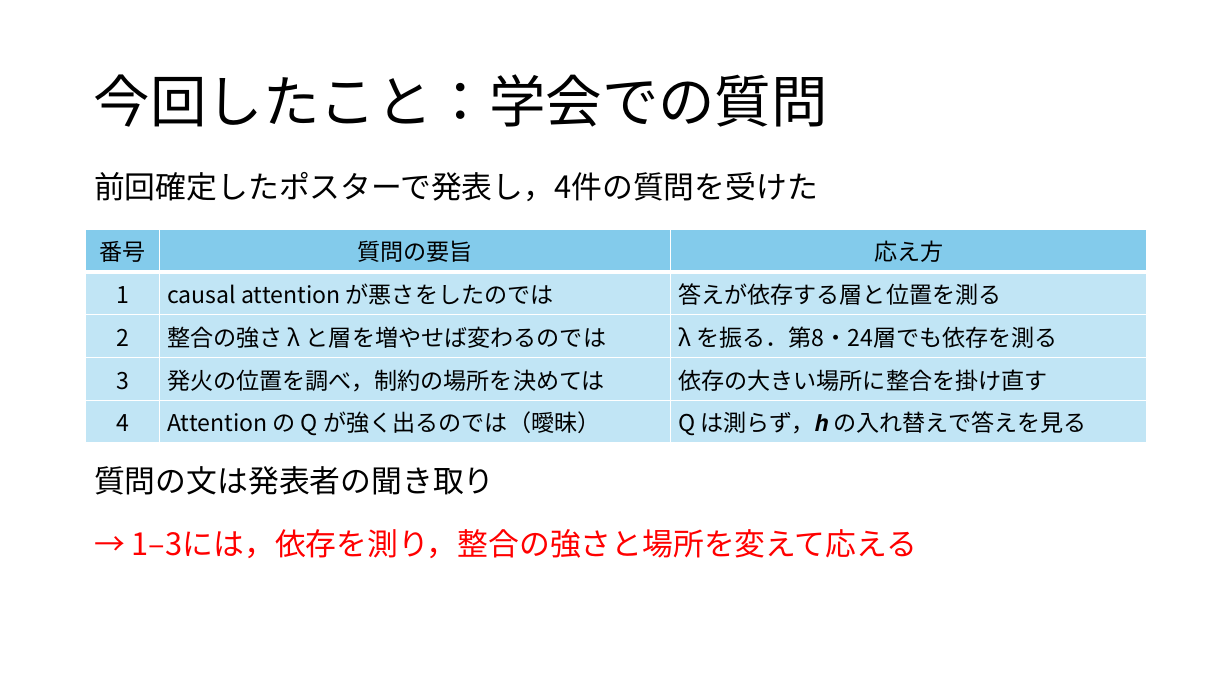
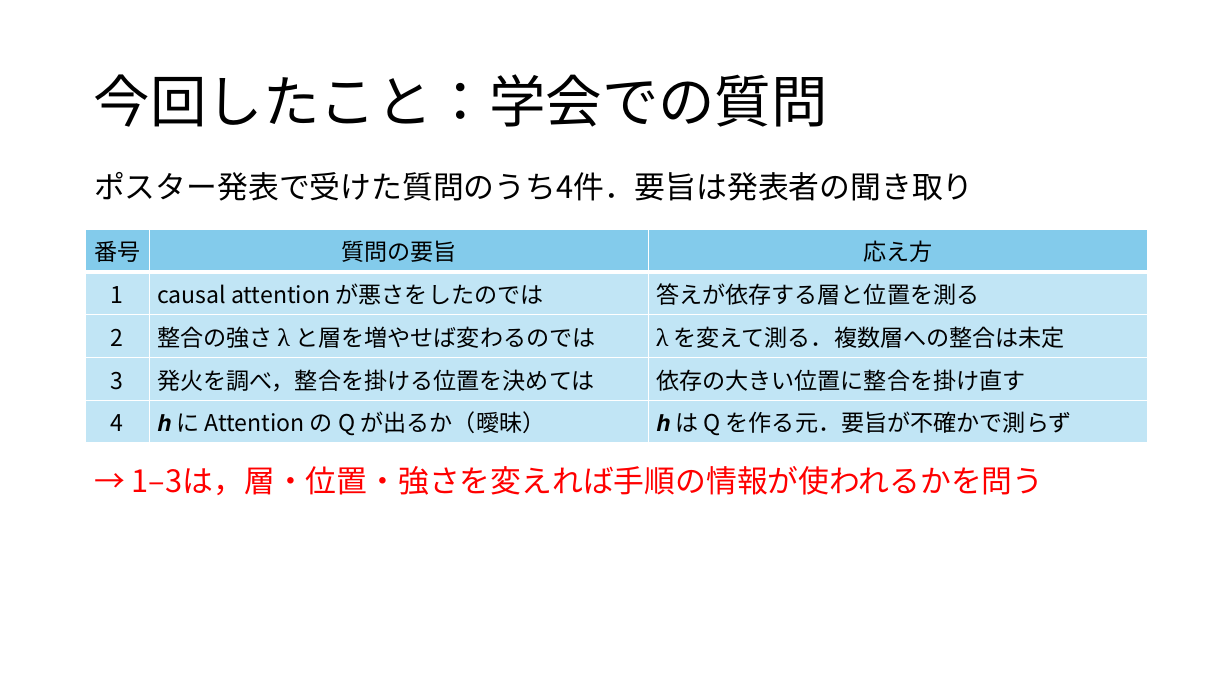
Before and after one commit to tomoking2004/taskalign, a slide deck: slide 2 of presentations/20261120_進捗報告.pptx. Drawn at 1232x693 pixels with LibreOffice and Linux fonts; fonts in the diff are those of the drawing. Boxes give left, top, right and bottom in pixels: in the first picture for what was removed or moved away, otherwise in the second. Text is boxed around its words. In the diff, an @@ line names an element or a change of style, - is before the commit and + after.

Commit message:
docs: rework the 20 November progress report
- 20261120_進捗報告.pptx：11/18 の3枚を8枚にした．構成は，表紙，学会での質問，十分には使われない理由，今後の方針，手順①〜④を1枚ずつである（本人の指摘）．理由は「答えを良くしないなら，手順の情報は後段にあまり読まれない」という一つの候補とし，その二通り（位置・方向）を図で示す．手順の各枚には，模式図と，ねらい・測るもの・判定を置いた．判定はポスターの語「十分には使われない」で言う．入れ替えは研究文書から外したので載せず，手順どうしの依存の行と一覧の矢印も置かない．20261106_進捗報告.pptx の雛形の部品に書いて組んだ
- principles.md：この資料への本人の指摘（2026-11-18・19）を規定にした．計画の回は手順を一枚ずつ説明する．質問と応え方の表は欄だけで読めるようにし，近い手順を当てて応えた形にしない．理由の候補は聴き手の前提に照らして理由になっているかを確かめ，同じ現象の言い換えを別の候補に立てない．規則の例外には理由を同じ行に書く．囲みと名は同じものを指すときだけ隣に置く．手順どうしの依存は載せない．スライドの λ は数式の書体で組む
- 確定前の走査：PowerPoint で開いて8枚を画像で確かめた．validate.py に合格し，文字の走査とメモはどちらも 0 件，PDF の書体は游明朝と Cambria Math だけだった．事実照合・規定・言語・教授の目の4つの観点で全文の読みを通し，その後に変えた行も読ませた

```diff
--- a/presentations/20261120_進捗報告.pptx
+++ b/presentations/20261120_進捗報告.pptx
@@ text at [94, 172, 974, 201]: text changed @@
-前回確定したポスターで発表し，4件の質問を受けた
+ポスター発表で受けた質問のうち4件．要旨は発表者の聞き取り
@@ table at [85, 229, 1148, 440] @@
-row 3, column 3: λ を振る．第8・24層でも依存を測る
+row 3, column 3: λ を変えて測る．複数層への整合は未定
-row 4, column 2: 発火の位置を調べ，制約の場所を決めては
+row 4, column 2: 発火を調べ，整合を掛ける位置を決めては
-row 4, column 3: 依存の大きい場所に整合を掛け直す
+row 4, column 3: 依存の大きい位置に整合を掛け直す
-row 5, column 2: Attention の Q が強く出るのでは（曖昧）
+row 5, column 2: 𝒉 に Attention の Q が出るか（曖昧）
-row 5, column 3: Q は測らず，𝒉 の入れ替えで答えを見る
+row 5, column 3: 𝒉 は Q を作る元．要旨が不確かで測らず
@@ font Noto Sans CJK JP to Cambria in "λ" @@
@@ text at [132, 466, 1044, 495]: text changed; text colour #000000 to #FF0000 @@
-質問の文は発表者の聞き取り
+→ 1–3は，層・位置・強さを変えれば手順の情報が使われるかを問う
@@ text removed at [132, 529, 917, 558] @@
-→ 1–3には，依存を測り，整合の強さと場所を変えて応える
```
Also in this commit, not shown: 1 other slide changed, 5 slides added, 1 other file.
